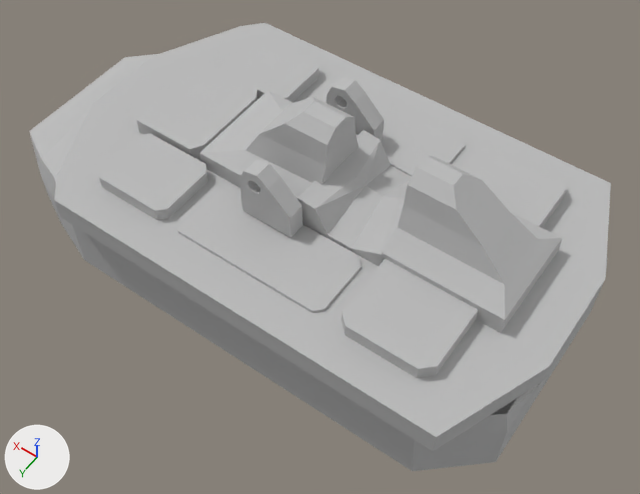
What one commit did to the glTF model atlas/meshes/l_foot.gltf.
One viewpoint serves both versions: a 50 mm lens placed at (-0.117, 0.202, 0.244), pointed at (0.017, 0.014, -0.052). The lights are fixed; the arrows at lower left show +X, +Y and +Z.

The first picture shows 'Node'.
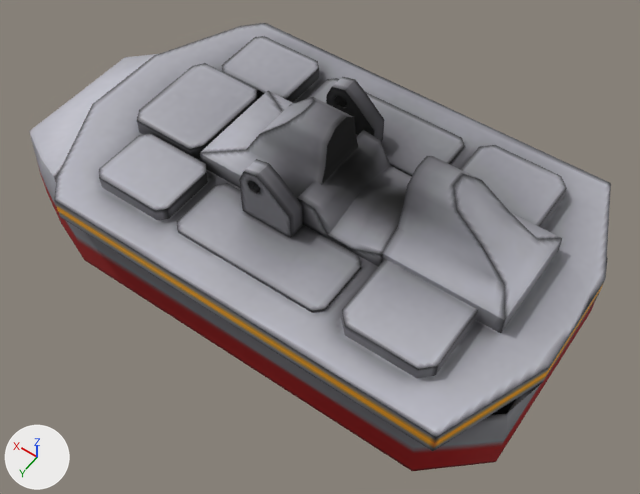
What the commit changed:
Picture 'extremities_diffuse_unplugged_mit' (img_extremities_diffuse_unplugged_mit) is new.
Material 'drc_extremities_diffuse' (mat_drc_extremities_diffuse) is new.
Its texture is img_extremities_diffuse_unplugged_mit.
Its roughness is 0.998.
me_node_mesh has 319 vertices, 536 faces and spans x -0.09..0.173, y -0.068..0.072, z -0.076..0.01.
me_node_mesh is used by ob_node; location (0.0, 0.0, 0.0).
me_node_mesh part 1: 536 faces spanning x -0.09..0.173, y -0.068..0.072, z -0.076..0.01 switch from mat_default (grey #bcbcbc) to mat_drc_extremities_diffuse (picture img_extremities_diffuse_unplugged_mit).

Location of each change, (x1, y1, x2, y2) in pixels of the pictures (640 x 494 px):
part 1 of me_node_mesh, recoloured
    both: (29, 23, 611, 471)
